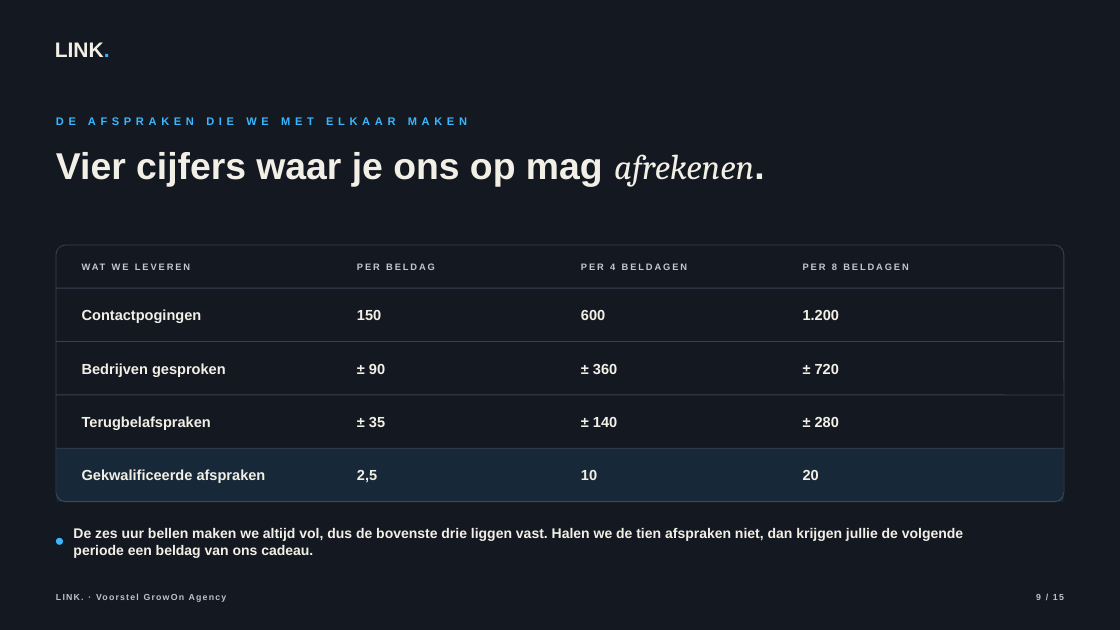
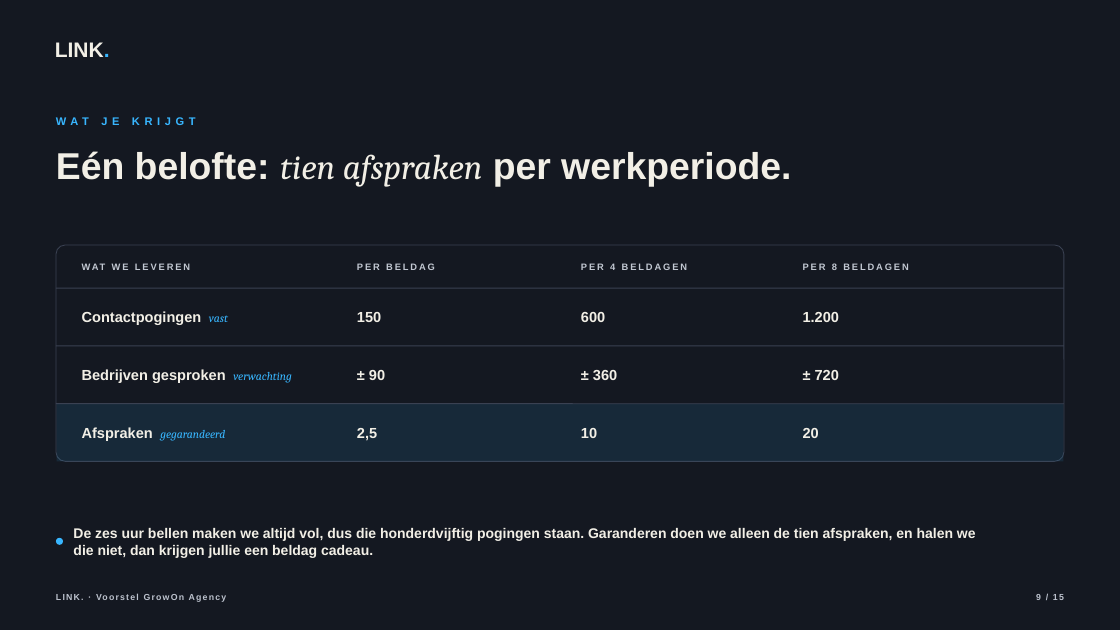
Before and after one commit to hens-lang/Test, a slide deck: slide 9 of output/LINK. voorstel GrowOn Agency.pptx. Drawn at 1120x630 pixels with LibreOffice and Linux fonts; fonts in the diff are those of the drawing. Boxes give left, top, right and bottom in pixels: in the first picture for what was removed or moved away, otherwise in the second. Text is boxed around its words. In the diff, an @@ line names an element or a change of style, - is before the commit and + after.

```diff
--- a/output/LINK. voorstel GrowOn Agency.pptx
+++ b/output/LINK. voorstel GrowOn Agency.pptx
@@ text at (56,117,89,125): text changed @@
-DE AFSPRAKEN DIE WE MET ELKAAR MAKEN
+WAT JE KRIJGT
@@ text at (56,151,791,187): text changed @@
-Vier cijfers waar je ons op mag afrekenen.
+Eén belofte: tien afspraken per werkperiode.
@@ rounded rectangle: place and size @@
-rounded rectangle at (56,245,1065,502)
+rounded rectangle at (56,245,1065,462)
@@ rounded rectangle at (56,245,1065,462): proportions changed @@
@@ text at (82,311,228,325): text changed @@
-Contactpogingen
+Contactpogingen vast
@@ line moved from (56, 342) - (1065, 342) to (56, 346) - (1065, 346) @@
@@ text "± 90": place and size @@
-text "± 90" at (369,364,385,374)
+text "± 90" at (369,370,385,380)
@@ text "± 360": place and size @@
-text "± 360" at (593,364,617,374)
+text "± 360" at (593,370,617,380)
@@ text "± 720": place and size @@
-text "± 720" at (815,364,839,374)
+text "± 720" at (815,370,839,380)
@@ text at (82,369,292,383): text changed @@
-Bedrijven gesproken
+Bedrijven gesproken verwachting
@@ line moved from (56, 395) - (1065, 395) to (56, 404) - (1065, 404) @@
@@ rectangle: place and size @@
-rectangle at (56,449,1064,502)
+rectangle at (56,404,1064,462)
@@ text removed at (82,416,211,430) @@
-Terugbelafspraken
@@ text "2,5": place and size @@
-text "2,5" at (357,470,377,483)
+text "2,5" at (357,428,377,441)
@@ text removed at (369,417,385,427) @@
-± 35
@@ text "10": place and size @@
-text "10" at (581,470,597,480)
+text "10" at (581,428,597,438)
@@ text removed at (593,417,617,427) @@
-± 140
@@ text "20": place and size @@
-text "20" at (803,470,819,480)
+text "20" at (803,428,819,438)
@@ text removed at (815,417,839,427) @@
-± 280
@@ line removed from (56, 449) to (1065, 449) @@
@@ text at (82,427,225,441): text changed; size 12.5 to 10 pt; font Arial to Cambria; text colour #F2EFE6 to #38B6FF; bold off; italic on @@
-Gekwalificeerde afspraken
+Afspraken gegarandeerd
@@ text at (73,528,976,558): text changed @@
-De zes uur bellen maken we altijd vol, dus de bovenste drie liggen vast. Halen we de tien afspraken niet, dan krijgen jullie de volgende periode een beldag van ons cadeau.
+De zes uur bellen maken we altijd vol, dus die honderdvijftig pogingen staan. Garanderen doen we alleen de tien afspraken, en halen we die niet, dan krijgen jullie een beldag cadeau.
```
Also in this commit, not shown: 2 other slides changed, 6 other files.
